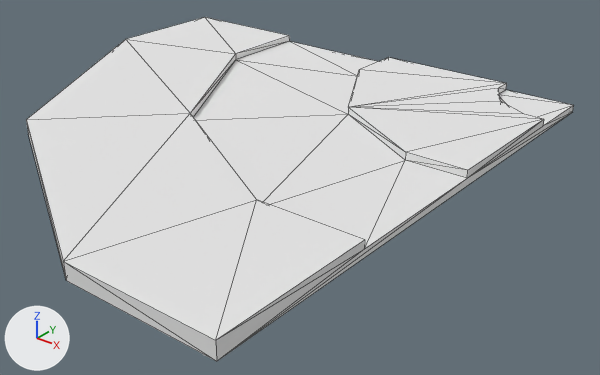
Renders of the OBJ model The_Dune_Project/Assets/Models/env/Modular Temple/Prop_Rug_Corner_Outer.obj from each side of a commit.
One viewpoint serves both versions: a 50 mm lens placed at (0.689, -0.034, 0.202), pointed at (0.384, 0.347, -0.035). The axes (+X, +Y, +Z) are drawn at lower left. The lights are the same throughout. Mesh edges are drawn as thin lines. Where no turn or scale is listed for an object, it has been applied to the vertices.

The scene before the commit, as lines of its bpy script (objects in view):
```python
mat_blue_fabric_1 = principled_material('Blue_Fabric_1')
mat_blue_fabric_1.base_color = (0.8, 0.8, 0.8)  # white #e7e7e7
mat_blue_fabric_1.roughness = 1.0
mat_blue_fabric_2 = principled_material('Blue_Fabric_2')
mat_blue_fabric_2.base_color = (0.8, 0.8, 0.8)  # white #e7e7e7
mat_blue_fabric_2.roughness = 1.0
me_object1 = bpy.data.meshes.new('object1')
me_object1.from_pydata(...)  # 42 vertices, 80 faces; spans x 0.15..0.5, y 0.15..0.5, z 0.0..0.01
# faces by material slot: [68, 4, 8]
me_object1.materials.append(mat_blue_fabric_1)  # white #e7e7e7
me_object1.materials.append(mat_blue_fabric_3)  # white #e7e7e7
me_object1.materials.append(mat_blue_fabric_2)  # white #e7e7e7
ob_object1 = bpy.data.objects.new('object1', me_object1)
ob_object1.location = (0.0, 0.0, 0.0)
```
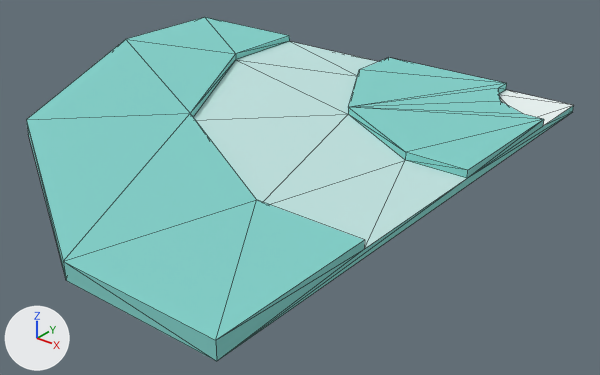
Location of each change, (x1, y1, x2, y2) in pixels of the pictures (600 x 375 px):
'object1', recoloured
    both: (26, 17, 574, 361)

The change, as a diff of the scene's bpy script:
```diff
--- a/The_Dune_Project/Assets/Models/env/Modular Temple/Prop_Rug_Corner_Outer.obj.py
+++ b/The_Dune_Project/Assets/Models/env/Modular Temple/Prop_Rug_Corner_Outer.obj.py
@@ mat_blue_fabric_1 @@
 mat_blue_fabric_1 = principled_material('Blue_Fabric_1')
-mat_blue_fabric_1.base_color = (0.8, 0.8, 0.8)  # white #e7e7e7
+mat_blue_fabric_1.base_color = (0.228, 0.647, 0.6)  # cyan #83d2cb
 mat_blue_fabric_1.roughness = 1.0
@@ mat_blue_fabric_2 @@
 mat_blue_fabric_2 = principled_material('Blue_Fabric_2')
-mat_blue_fabric_2.base_color = (0.8, 0.8, 0.8)  # white #e7e7e7
+mat_blue_fabric_2.base_color = (0.541, 0.784, 0.761)  # white #c2e5e2
 mat_blue_fabric_2.roughness = 1.0
```
